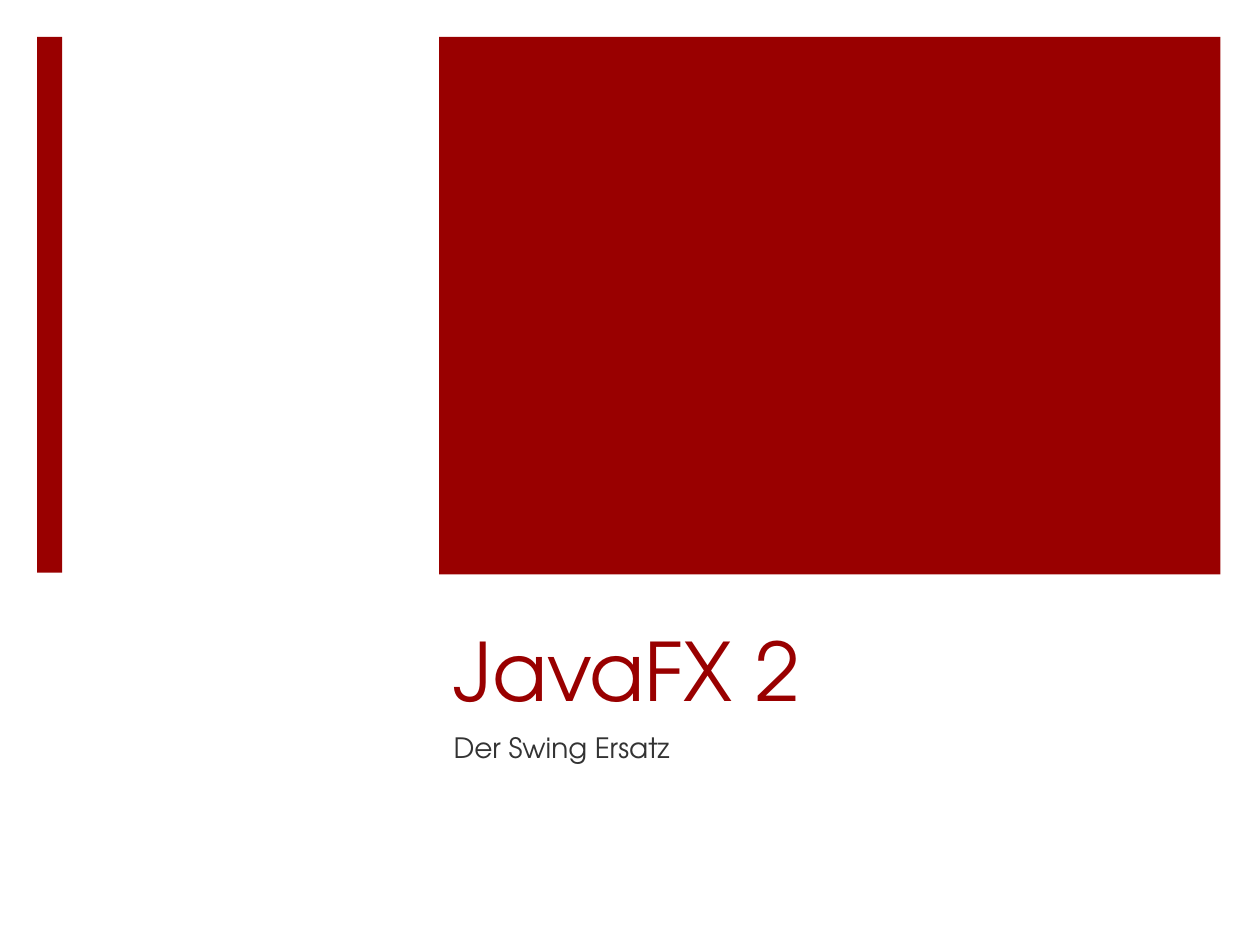
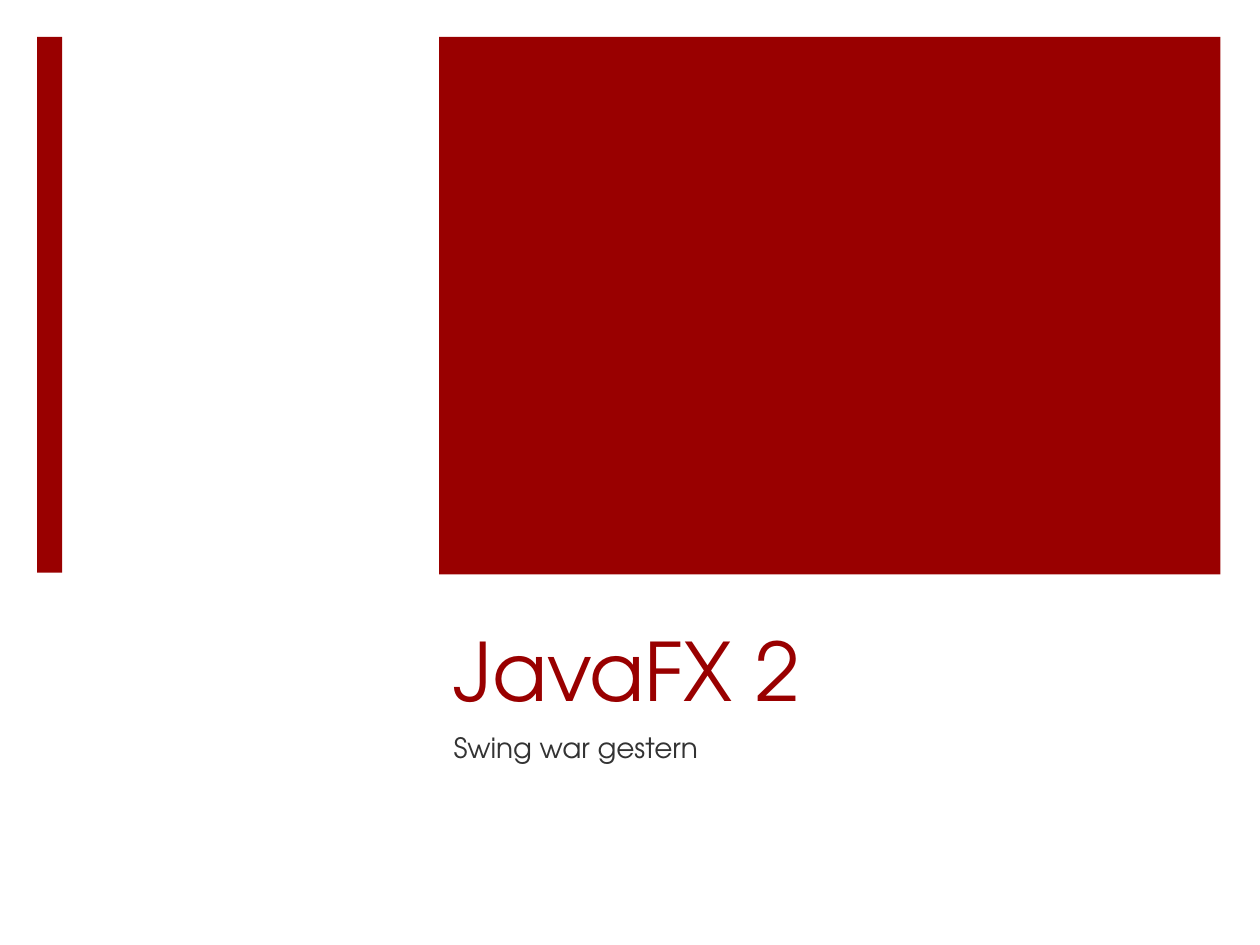
Before and after one commit to Morkunas/jfxusergroup, a slide deck: slide 1 of JavaFX-UserGroup.pptx. Drawn at 1260x945 pixels with LibreOffice and Linux fonts; fonts in the diff are those of the drawing. Boxes give left, top, right and bottom in pixels: in the first picture for what was removed or moved away, otherwise in the second. Text is boxed around its words. In the diff, an @@ line names an element or a change of style, - is before the commit and + after.

```diff
--- a/JavaFX-UserGroup.pptx
+++ b/JavaFX-UserGroup.pptx
@@ subtitle at (x1=454, y1=737, x2=698, y2=764): text changed @@
-Der Swing Ersatz
+Swing war gestern
```
Also in this commit, not shown: 7 other slides changed, 3 slides added, 1 slide removed.
